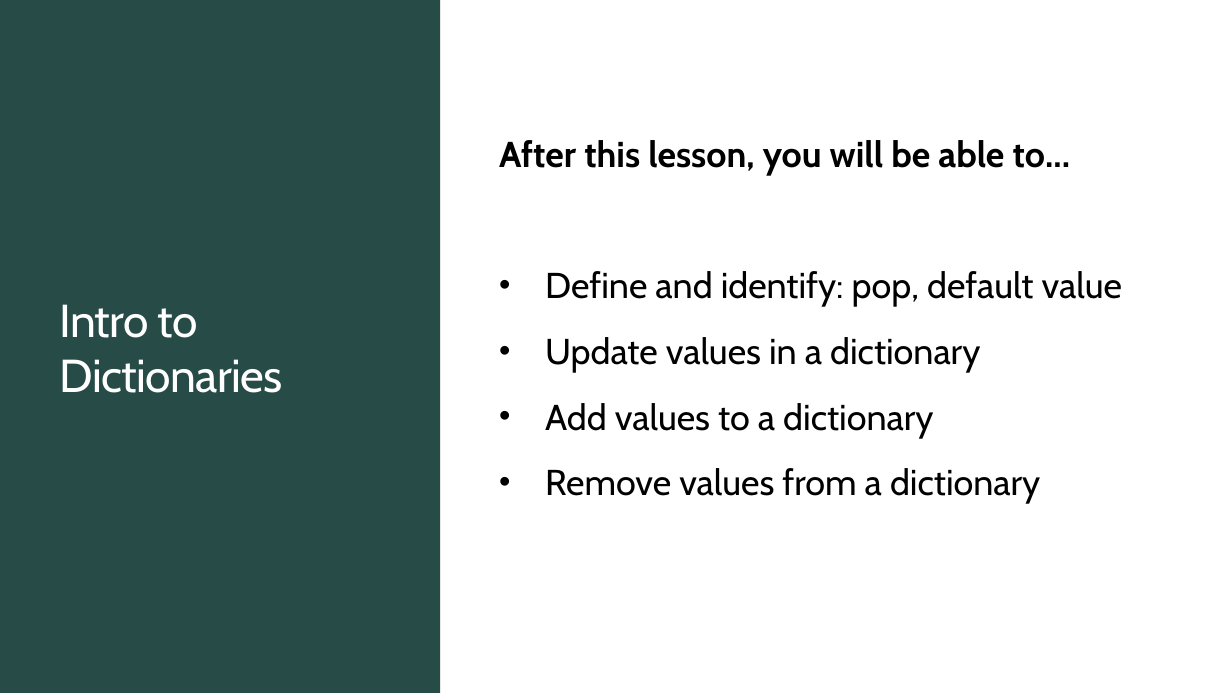
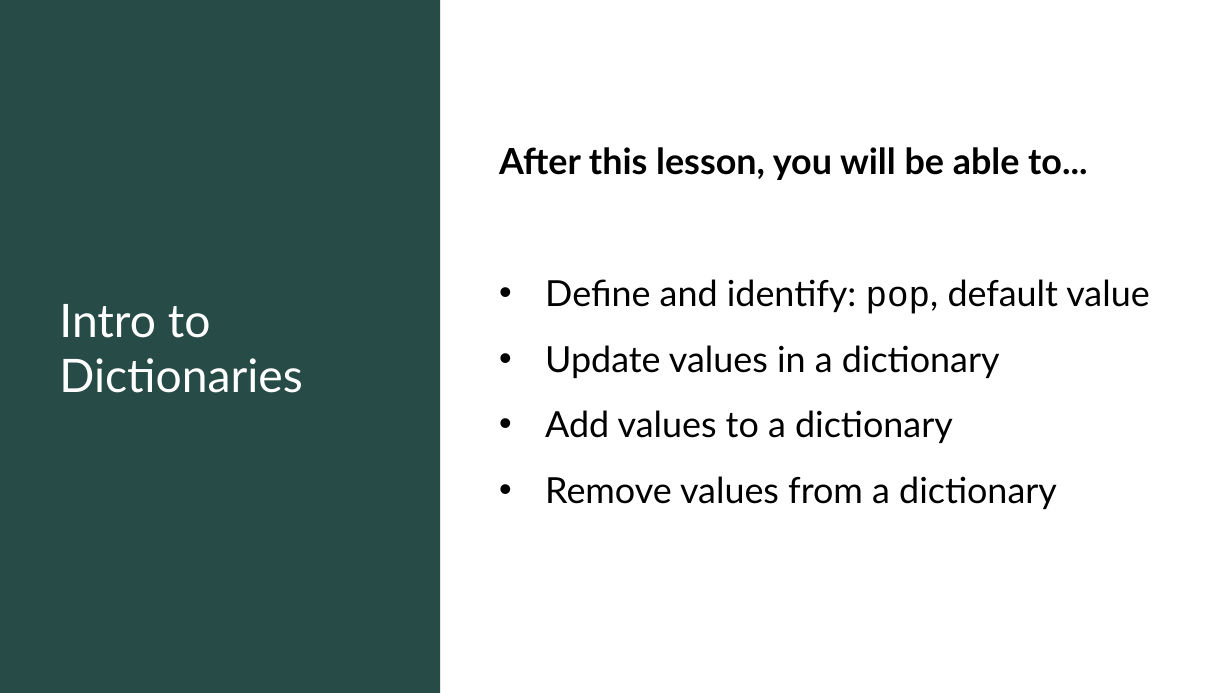
Before and after one commit to TEALSK12/2nd-semester-introduction-to-computer-science, a slide deck: slide 2 of units/6_unit/slidedecks/Intro Python 6.02 TEALS.pptx. Drawn at 1232x693 pixels with LibreOffice and Linux fonts; fonts in the diff are those of the drawing; background and template pictures are left out. Boxes give left, top, right and bottom in pixels: in the first picture for what was removed or moved away, otherwise in the second. Text is boxed around its words. In the diff, an @@ line names an element or a change of style, - is before the commit and + after.

```diff
--- a/units/6_unit/slidedecks/Intro Python 6.02 TEALS.pptx
+++ b/units/6_unit/slidedecks/Intro Python 6.02 TEALS.pptx
@@ title "Intro to Dictionaries" at bbox=[59, 304, 302, 393]: font Cabin to Lato, letter spacing -0.5 to 0 pt @@
@@ text "After this lesson, you will ..." at bbox=[499, 147, 1149, 509]: font Cabin to Lato; font Cabin to Courier New in "pop,"; less space between paragraphs @@
```
Also in this commit, not shown: 6 other slides changed, 21 other files.
